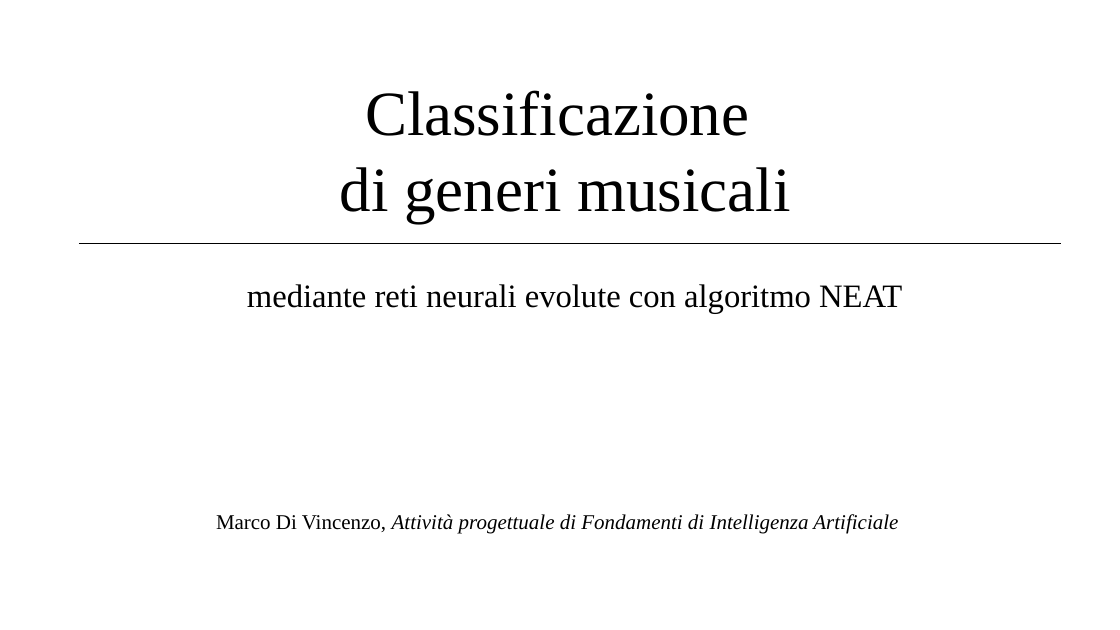
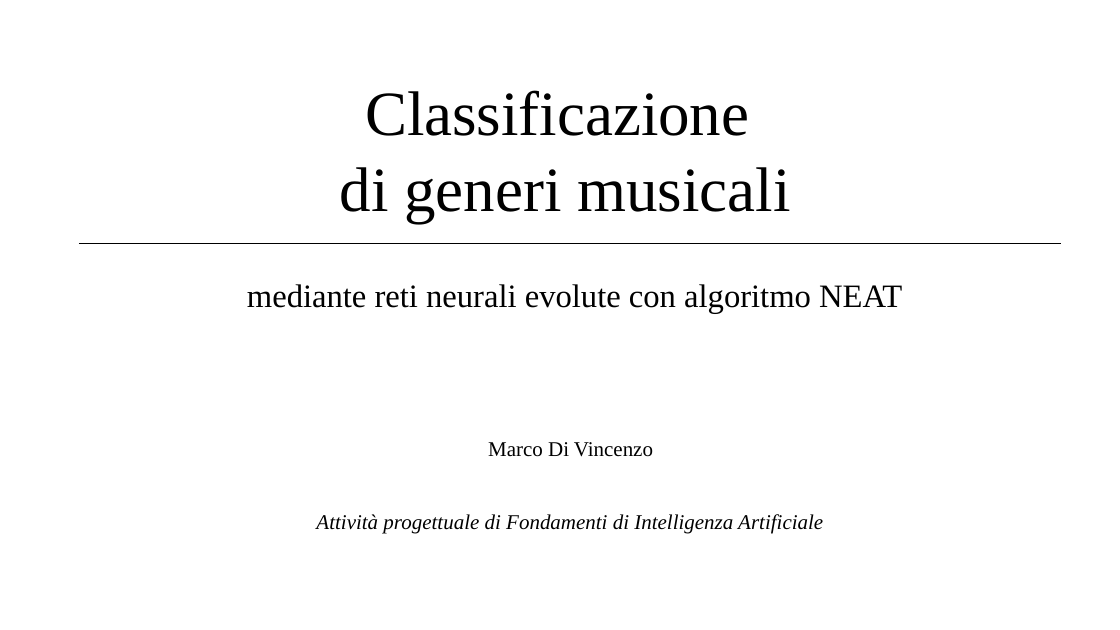
Before and after one commit to euneirophrenia/MusicGenreClassification, a slide deck: slide 1 of Classificazione.pptx. Drawn at 1120x630 pixels with LibreOffice and Linux fonts; fonts in the diff are those of the drawing. Boxes give left, top, right and bottom in pixels: in the first picture for what was removed or moved away, otherwise in the second. Text is boxed around its words. In the diff, an @@ line names an element or a change of style, - is before the commit and + after.

```diff
--- a/Classificazione.pptx
+++ b/Classificazione.pptx
@@ text added at (488,442,653,457), 18 pt, text #000000 @@
+Marco Di Vincenzo
@@ text at (316,514,823,533): text changed @@
-Marco Di Vincenzo, Attività progettuale di Fondamenti di Intelligenza Artificiale
+Attività progettuale di Fondamenti di Intelligenza Artificiale
```
Also in this commit, not shown: 1 other slide changed, 7 other files.
